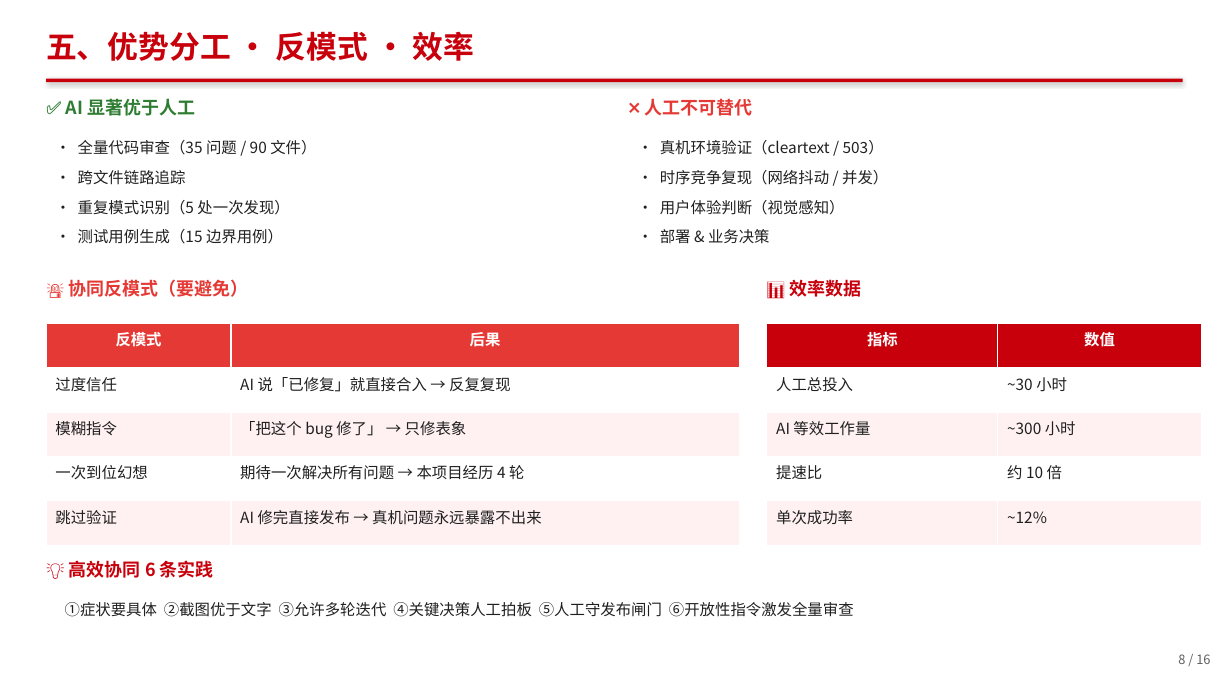
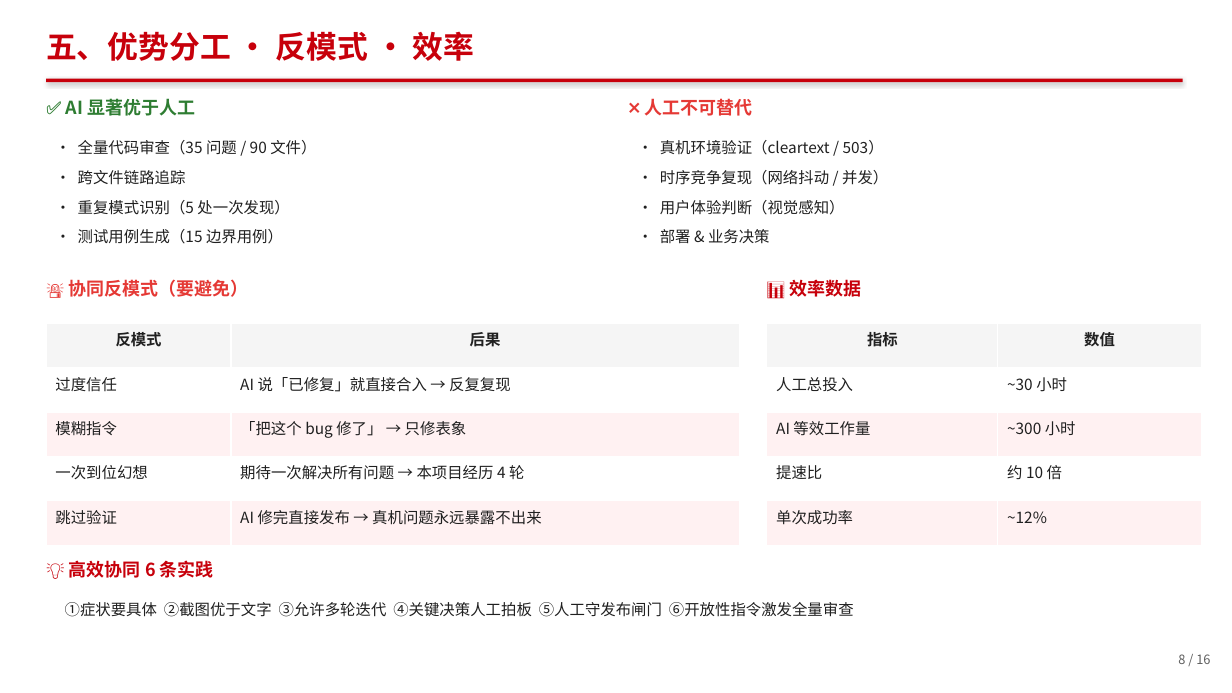
Before and after one commit to berming/AndroidAPP, a slide deck: slide 8 of docs/dev_summary.pptx. Drawn at 1232x693 pixels with LibreOffice and Linux fonts; fonts in the diff are those of the drawing. Boxes give left, top, right and bottom in pixels: in the first picture for what was removed or moved away, otherwise in the second. Text is boxed around its words. In the diff, an @@ line names an element or a change of style, - is before the commit and + after.

```diff
--- a/docs/dev_summary.pptx
+++ b/docs/dev_summary.pptx
@@ table at <box>46,323,739,545</box> @@
@@ fill #E53935 to #F5F5F5 in row 1 @@
@@ text colour #FFFFFF to #202020 in "反模式", "后果" @@
@@ table at <box>767,323,1202,545</box> @@
@@ fill #C7000B to #F5F5F5 in row 1 @@
@@ text colour #FFFFFF to #202020 in "指标", "数值" @@
```
Also in this commit, not shown: 12 other slides changed, 3 other files.
